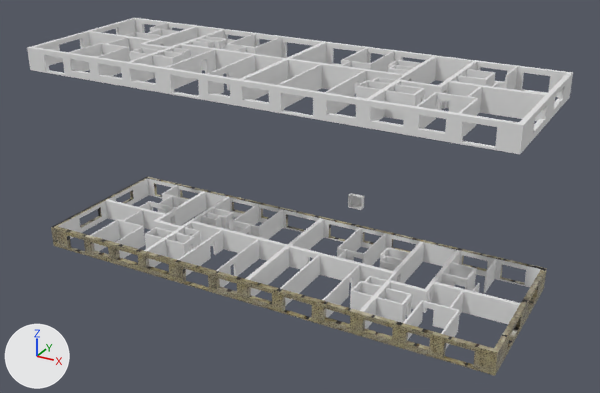
The glTF model model/terraine/home/hruschevka.glb: old version first, new version second.
The view is the same before and after, from a 50 mm camera at (77.3, -134.6, 84.1) aimed at (0.3, 5.4, 14.0). Every picture has the same lights, and +X, +Y and +Z are marked at lower left. Where no turn or scale is listed for an object, it has been applied to the vertices. Vertices at the same position are counted once.

The first picture shows 'Плоскость', 'Плоскость.001', 'Плоскость.002'.
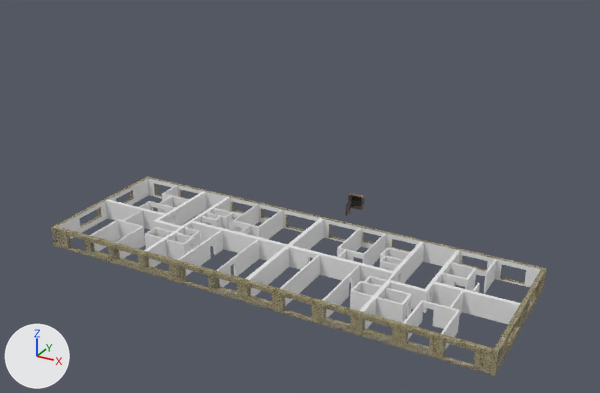
What differs and where, as boxes (x1, y1, x2, y2) in the pictures (600 x 393 px):
'Плоскость', deleted: before (27, 18, 573, 154)
'Куб', added: after (346, 201, 351, 216)
part 1 of me_плоскость_005, recoloured: (348, 195, 364, 210) in both
part 2 of me_плоскость_005, recoloured: (348, 195, 364, 205) in both

The edits, one by one:
Picture '00003' (img_00003) is new.
Picture '00004' (img_00004) is new.
Picture '00002' (img_00002) is new.
Picture '00005' (img_00005) is new.
Material 'окно' (mat_окно) is new.
Its texture is img_00003.
Material 'ржавое железо' (mat_ржавое_железо) is new.
Its texture is img_00004.
Material 'доски' (mat_доски) is new.
Its texture is img_00002.
Material 'подездная дверь ' (mat_подездная_дверь) is new.
Its texture is img_00005.
me_плоскость_005 is used by ob_плоскость_002; location (0.0, 34.4, 0.0).
me_плоскость_005 had 36 vertices, 68 faces and spanned x -1.74..1.74, y -1.0..0.7, z 0.0..3.4.
me_плоскость_005 now has 40 vertices, 74 faces and spans x -1.94..2.02, y -1.0..0.94, z 0.0..3.4.
me_плоскость_005 part 1: 54 faces spanning x -1.74..1.74, y -1.0..0.7, z 0.0..3.4 switch from no material to mat_доски (picture img_00002).
me_плоскость_005 part 2: 12 faces spanning x -1.74..1.74, y -1.0..0.7, z 1.2..2.71 switch from no material to mat_окно (picture img_00003).
me_плоскость_005 now uses material mat_ржавое_железо (picture img_00004).
Mesh me_куб is new.
It has 56 vertices, 100 faces and spans x -0.3..0.29, y -0.01..1.99, z -1.49..1.5.
It uses material mat_подездная_дверь (picture img_00005).
Object 'Плоскость' (ob_плоскость) is deleted.
Object 'Куб' (ob_куб) is new; it shows me_куб.
Its location is (0.0, 28.7, 1.5).
